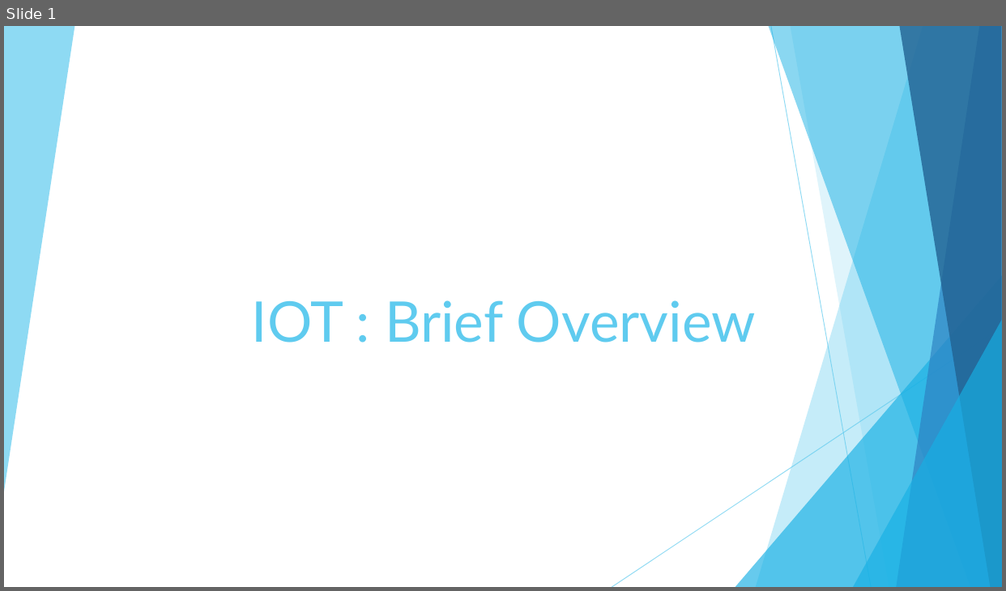
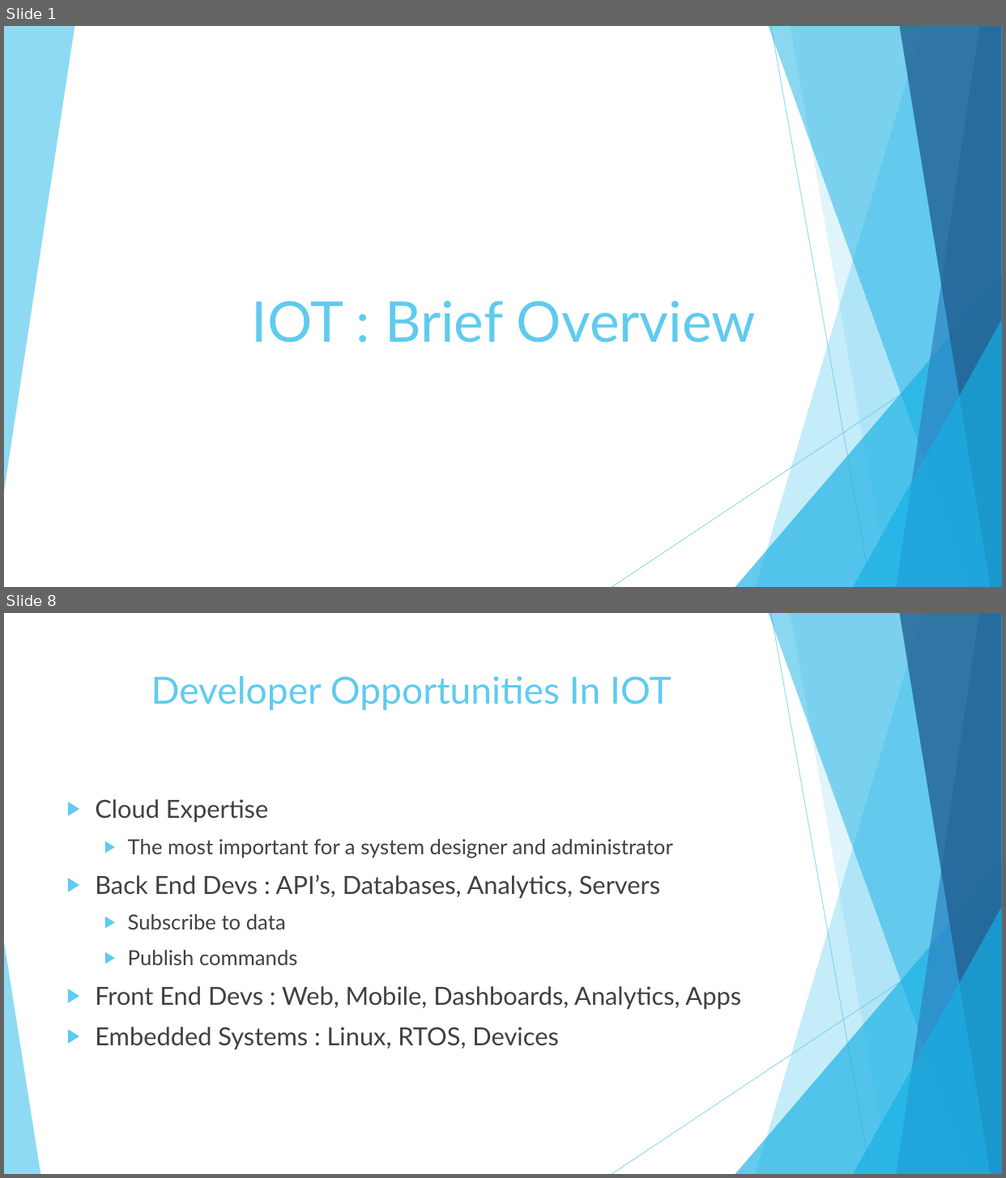
Before and after one commit to dmh2000/iot, a slide deck: IOT.pptx. Shown one above the other, each under a label of ours: slide 1 before the commit, slides 1 and 8 after it; the slides between them are not shown. The pictures are 1006x591 and 1006x1178 pixels, drawn with LibreOffice and Linux fonts; fonts in the diff are those of the drawing. Boxes give left, top, right and bottom in pixels: in the first picture for what was removed or moved away, otherwise in the second. Text is boxed around its words. In the diff, an @@ line names an element or a change of style, - is before the commit and + after.

```diff
--- a/IOT.pptx
+++ b/IOT.pptx
@@ slide 8 added at [4,613,1002,1174], background #FFFFFF; not listed: 9 template elements that a slide beside it also shows @@
@@ title added at [151,676,671,710], 36 pt, text #5FCBEF @@
+Developer Opportunities In IOT
@@ text added at [95,799,741,1050], 24 pt, text #404040 @@
+▶ Cloud Expertise
+  ▶ The most important for a system designer and administrator
+▶ Back End Devs : API’s, Databases, Analytics, Servers
+  ▶ Subscribe to data
+  ▶ Publish commands
+▶ Front End Devs : Web, Mobile, Dashboards, Analytics, Apps
+▶ Embedded Systems : Linux, RTOS, Devices
@@ triangle added at [4,942,40,1174], fill #5FCBEF at 70% opacity @@
```
Also in this commit, not shown: 5 slides changed, 3 other slides added, 1 slide removed.
